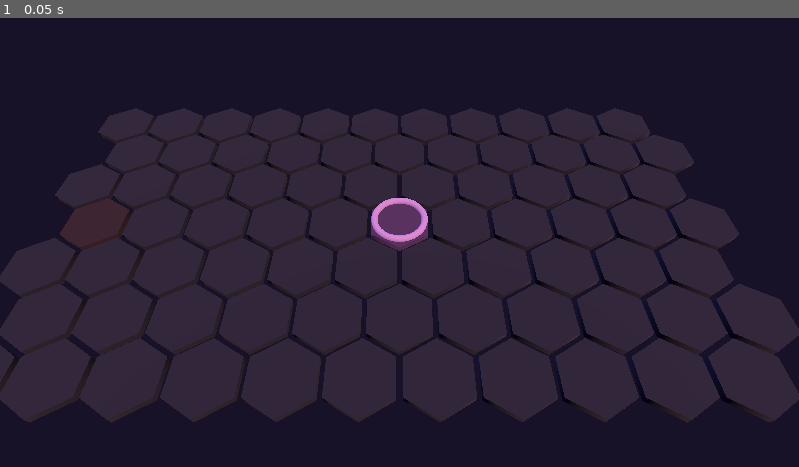
Above: before the commit, frame 1.
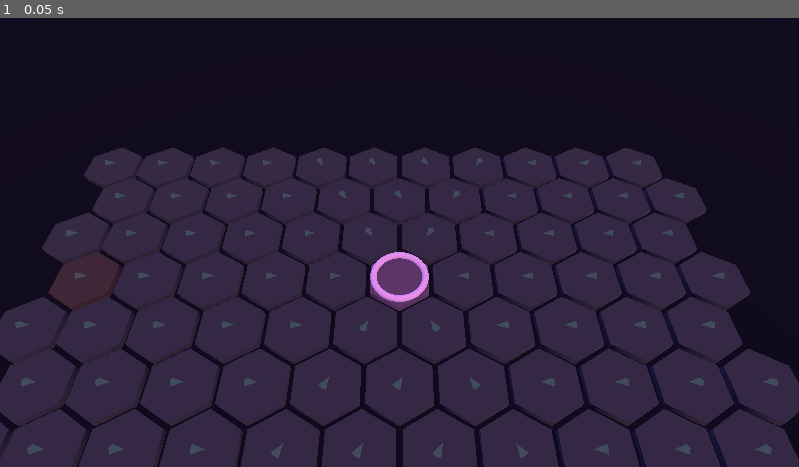
Above: after the commit, the same moment.

Repository: HaydenMay/HexBound
Game: Godot game, scene res://scenes/main.tscn
Same seed, same stepped clock (60 frames per second), same inputs: the game is played once before the commit and once after it.
Inputs:
- Up to frame 1 (0.05 s): no input

The runs differ from the first frame. In frame 1, 31% of the frame differs, in the area x 0-100%, y 20-100%.

Commit message:
godot 17 p2: path-flow arrows via multimesh, ts-parity camera blend (building<->battle smoothstep, aspect-aware dist), ambient fill + ground disc; boot clean, gut 56/56

Diff:
--- a/godot/scripts/game_controller.gd
+++ b/godot/scripts/game_controller.gd
@@ -10,6 +10,7 @@
 	var config: Dictionary = LevelsData.LEVELS[0]["config"]
 	game = SimGame.new(config, {"enemies": EnemiesData.DEFS, "structures": StructuresData.DEFS})
 	view = BattleView.new()
+	view.bind(game)
 	add_child(view)
 	view.setup(config)
 	game.events.on("enemyBreached", func(_p): view.flash_breach(game.grid.ritual))
--- a/godot/scripts/render/battle_view.gd
+++ b/godot/scripts/render/battle_view.gd
@@ -5,7 +5,11 @@
 const ENEMY_RED := Color(0.9, 0.25, 0.25)
 const POISON_GREEN := Color(0.45, 0.85, 0.4)
 
+var sim: SimGame
 var cam: Camera3D
+var target := Vector3.ZERO
+var dist := 22.0
+var cam_blend := 0.0
 var ritual_node: MeshInstance3D
 var ritual_flash := 0.0
 var time := 0.0
@@ -14,6 +18,16 @@
 var _towers := {}
 var _enemies := {}
 var _residents: Array = []
+var _arrows_mm: MultiMeshInstance3D
+
+
+func bind(game: SimGame) -> void:
+	sim = game
+	game.events.on("fieldChanged", _on_field_changed)
+
+
+func _on_field_changed(_p = null) -> void:
+	_rebuild_arrows()
 
 
 func setup(config: Dictionary) -> void:
@@ -33,6 +47,9 @@
 	var e := Environment.new()
 	e.background_mode = Environment.BG_COLOR
 	e.background_color = Color(0.055, 0.04, 0.09)
+	e.ambient_light_source = Environment.AMBIENT_SOURCE_COLOR
+	e.ambient_light_color = Color(0.604, 0.541, 0.784)
+	e.ambient_light_energy = 0.55
 	e.fog_enabled = true
 	e.fog_light_color = Color(0.094, 0.07, 0.157)
 	e.fog_density = 0.012
@@ -43,11 +60,37 @@
 	add_child(_tiles_root)
 	_build_field(config)
 
+	var ground := MeshInstance3D.new()
+	var disc := PlaneMesh.new()
+	disc.size = Vector2(160.0, 160.0)
+	ground.mesh = disc
+	var gm := StandardMaterial3D.new()
+	gm.shading_mode = BaseMaterial3D.SHADING_MODE_UNSHADED
+	gm.albedo_color = Color(0.071, 0.055, 0.11)
+	ground.material_override = gm
+	ground.position.y = -0.35
+	add_child(ground)
+
 	_build_ridge(config)
 
 	cam = Camera3D.new()
-	cam.fov = 55.0
-	_place_camera(config)
+	cam.fov = 50.0
+	cam.near = 0.1
+	cam.far = 200.0
+	_init_camera(config)
+	add_child(cam)
+	cam.make_current()
+
+	_arrows_mm = MultiMeshInstance3D.new()
+	var mm := MultiMesh.new()
+	mm.transform_format = MultiMesh.TRANSFORM_3D
+	mm.mesh = _arrow_mesh()
+	mm.instance_count = int(config["cols"]) * int(config["rows"])
+	_arrows_mm.multimesh = mm
+	_arrows_mm.cast_shadow = GeometryInstance3D.SHADOW_CASTING_SETTING_OFF
+	add_child(_arrows_mm)
+	if sim != null:
+		_rebuild_arrows()
 
 
 func _build_field(config: Dictionary) -> void:
@@ -118,25 +161,72 @@
 		_tiles_root.add_child(spire)
 
 
-func _place_camera(config: Dictionary) -> void:
-	var cols := int(config["cols"])
+func _init_camera(config: Dictionary) -> void:
 	var rows := int(config["rows"])
-	var center := Vector3(float(cols) * HexLib.SQRT3 / 2.0, 0, float(rows) * 1.5 / 2.0)
-	var pivot := Node3D.new()
-	pivot.position = center
-	add_child(pivot)
+	var ritual: Dictionary = config["ritual"]
+	var rw := HexLib.hex_to_world(ritual)
+	target = Vector3(rw["x"], 0.0, rw["z"] - float(rows) * 0.18)
 	var aspect := 1.777
 	if cam.get_viewport() != null:
 		aspect = float(cam.get_viewport().get_visible_rect().size.x) / maxf(float(cam.get_viewport().get_visible_rect().size.y), 1.0)
 	var factor := clampf(1.55 / aspect, 1.0, 2.5)
-	var dist := (float(cols) * HexLib.SQRT3 * 0.62) * factor
-	cam.position = Vector3(0, dist * sin(deg_to_rad(52)), dist * cos(deg_to_rad(52)))
-	cam.rotation_degrees = Vector3(-52, 0, 0)
-	pivot.add_child(cam)
+	dist = clampf(float(rows) * 1.45 * factor, 12.0, 34.0)
+
+
+func _clamp_target() -> void:
+	var g := sim.grid
+	var min_x: float = HexLib.hex_to_world({"col": 0, "row": 0})["x"] - 3.0
+	var max_x: float = HexLib.hex_to_world({"col": g.cols - 1, "row": g.rows - 1})["x"] + 3.0
+	target.x = clampf(target.x, min_x, max_x)
+	target.z = clampf(target.z, -3.0, 1.5 * float(g.rows - 1) + 3.0)
+
+
+func _arrow_mesh() -> Mesh:
+	var cone := CylinderMesh.new()
+	cone.top_radius = 0.0
+	cone.bottom_radius = 0.11
+	cone.height = 0.3
+	cone.radial_segments = 4
+	var m := StandardMaterial3D.new()
+	m.shading_mode = BaseMaterial3D.SHADING_MODE_UNSHADED
+	m.transparency = BaseMaterial3D.TRANSPARENCY_ALPHA
+	m.depth_draw_mode = BaseMaterial3D.DEPTH_DRAW_DISABLED
+	m.albedo_color = Color(0.435, 0.847, 0.784, 0.22)
+	cone.material = m
+	return cone
+
+
+func _rebuild_arrows() -> void:
+	var mm := _arrows_mm.multimesh
+	var n := 0
+	for row in sim.grid.rows:
+		for col in sim.grid.cols:
+			var c := {"col": col, "row": row}
+			if not sim.field.reachable(c):
+				continue
+			var next = sim.field.next_step(c)
+			if next == null:
+				continue
+			var from := HexLib.hex_to_world(c)
+			var to := HexLib.hex_to_world(next)
+			var yaw := atan2(to["x"] - from["x"], to["z"] - from["z"])
+			var basis := Basis(Vector3.UP, yaw) * Basis(Vector3.RIGHT, PI / 2.0)
+			mm.set_instance_transform(n, Transform3D(basis, Vector3(from["x"], 0.14, from["z"])))
+			n += 1
+	mm.visible_instance_count = n
 
 
 func sync(game: SimGame, dt: float) -> void:
 	time += dt
+	sim = game
+
+	var want_battle: bool = game.phase != "building"
+	cam_blend += clampf((1.0 if want_battle else 0.0) - cam_blend, -1.1 * dt, 1.1 * dt)
+	var cam_e := cam_blend * cam_blend * (3.0 - 2.0 * cam_blend)
+	var h_factor := lerpf(0.92, 0.58, cam_e)
+	var z_factor := lerpf(0.72, 0.94, cam_e)
+	cam.position = Vector3(target.x, dist * h_factor, target.z + dist * z_factor)
+	cam.look_at(Vector3(target.x, 0.0, target.z + float(game.grid.rows) * 0.26 * cam_e), Vector3.UP)
 
 	for key in _towers.keys():
 		if not game.by_hex.has(key):
